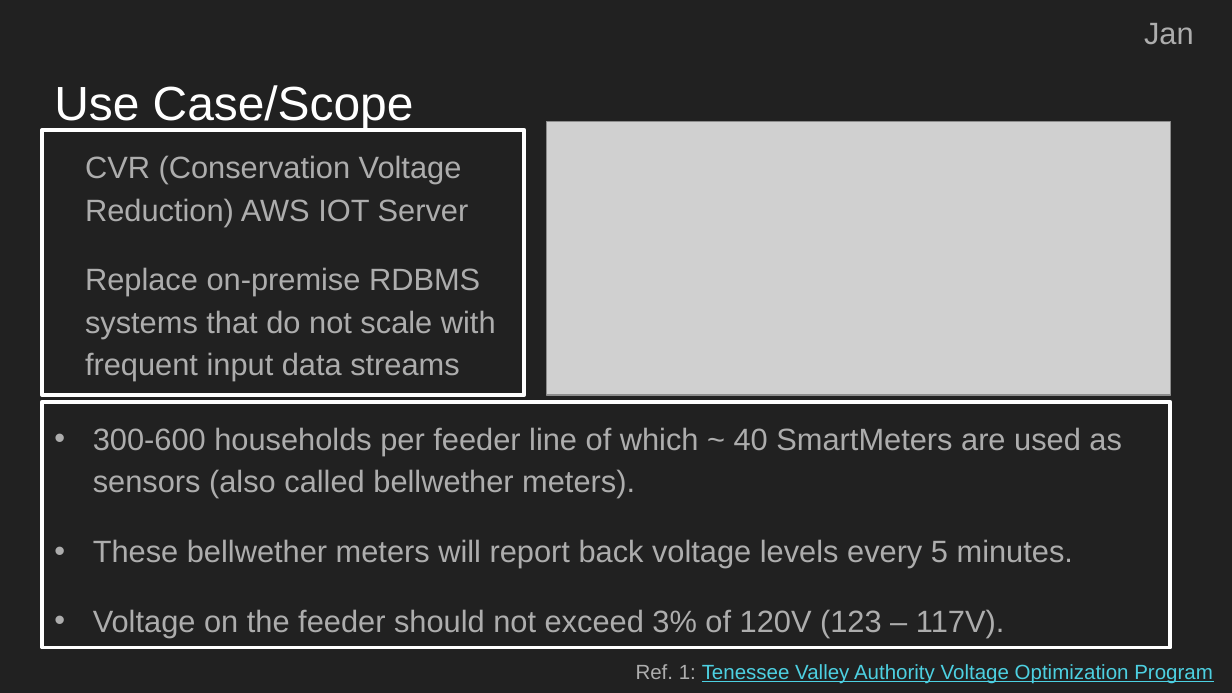
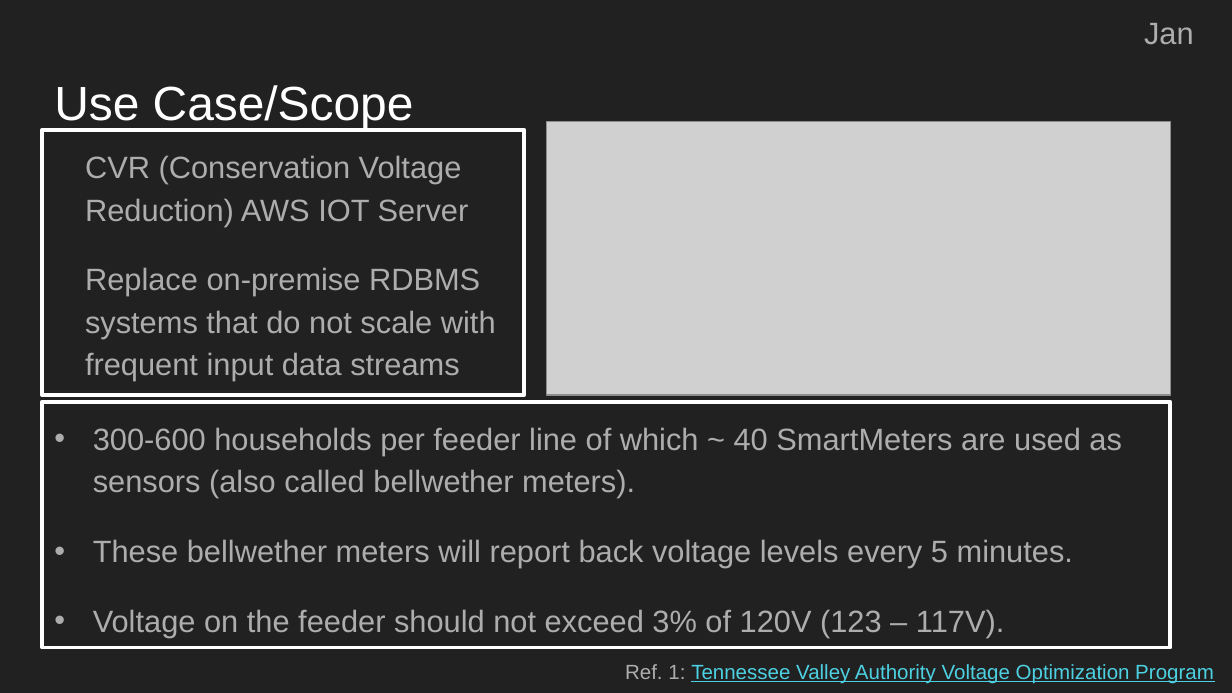
Before and after one commit to vyas85/iot-anomaly-detection, a slide deck: slide 2 of FinalReport/W205_FinalProjectPresentation.pptx. Drawn at 1232x693 pixels with LibreOffice and Linux fonts; fonts in the diff are those of the drawing; grey boxes stand for pictures. Boxes give left, top, right and bottom in pixels: in the first picture for what was removed or moved away, otherwise in the second. Text is boxed around its words. In the diff, an @@ line names an element or a change of style, - is before the commit and + after.

Commit message:
edits in slides

```diff
--- a/FinalReport/W205_FinalProjectPresentation.pptx
+++ b/FinalReport/W205_FinalProjectPresentation.pptx
@@ text at box(625, 664, 1214, 684): text changed @@
-Ref. 1: Tenessee Valley Authority Voltage Optimization Program
+Ref. 1: Tennessee Valley Authority Voltage Optimization Program
```
Also in this commit, not shown: 2 other slides changed, 1 other file.
